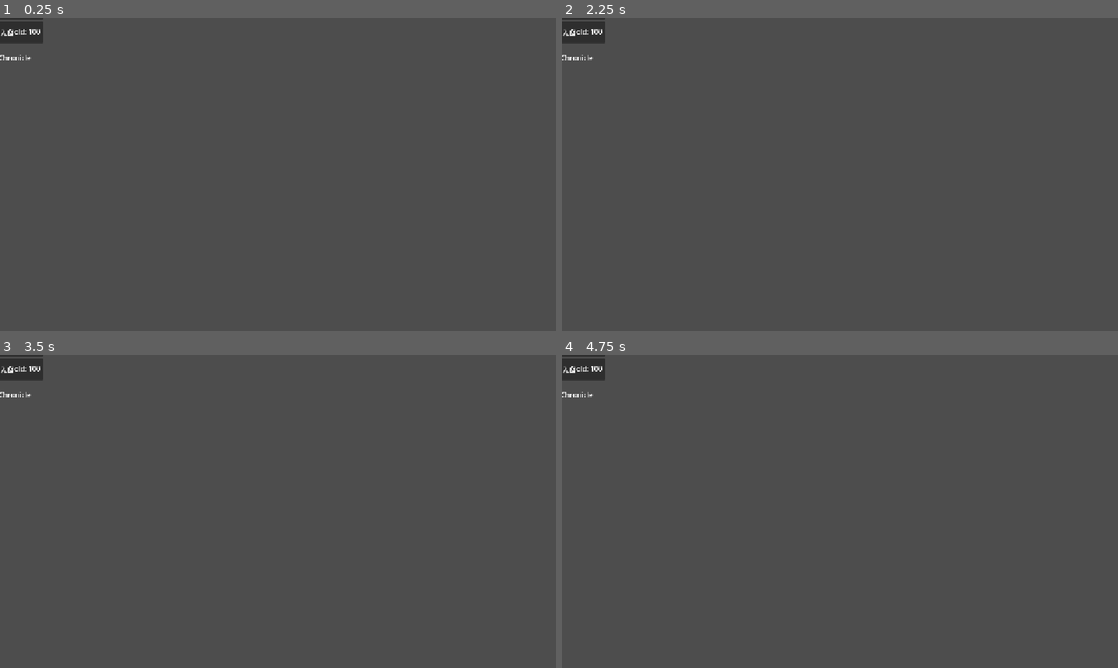
Above: before the commit, frames 1-4 (two rows, left to right).
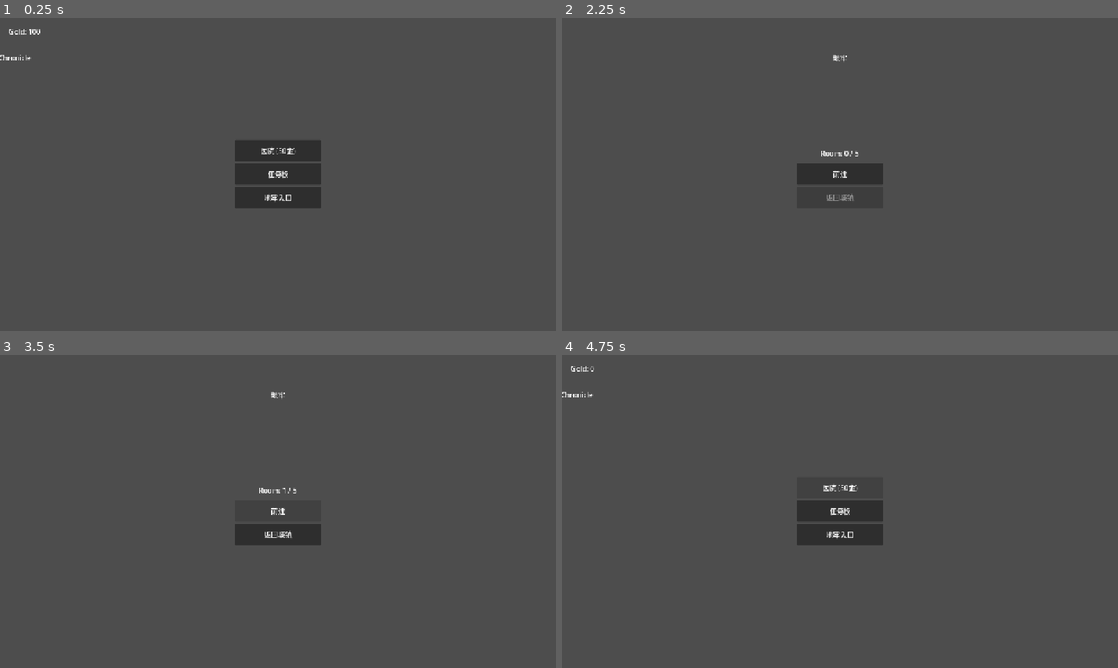
Above: after the commit, the same moments.

Repository: ycfyu12345/darkveil_chronicle
Game: Godot game, scene res://scenes/town/town_scene.tscn
The game is run twice, just before and just after one commit, with the same random seed, the same clock (stepped at 60 frames per second) and the same inputs.
Inputs (mouse positions are in pixels of both pictures, inside the frame that each line leads up to):
- Up to frame 1 (0.25 s): no input
- Up to frame 2 (2.25 s): click (840, 149) at 0.5 s, where only the run after the commit has a clickable "医院 (50金)"; click (840, 174) at 1.25 s, where only the run after the commit has a clickable "任务板"; click (840, 196) at 2 s, where only the run after the commit has a clickable "地牢入口"
- Up to frame 3 (3.5 s): click (278, 511) at 2.75 s, where only the run after the commit has a clickable "前进"
- Up to frame 4 (4.75 s): click (840, 533) at 3.5 s, where only the run after the commit has a clickable "返回城镇"; click (840, 486) at 4.25 s, where only the run after the commit has a clickable "医院 (50金)"

The runs differ from the first frame. In frame 1, 3.6% of the frame differs, in the area x 0-58%, y 0-61%; in frame 2, 1.8%; in frame 3, 1.7%; in frame 4, 2.6%.

Commit message:
fix: 修复 VBox offset 使按钮居中

Diff:
--- a/scenes/town/town_scene.tscn
+++ b/scenes/town/town_scene.tscn
@@ -1,17 +1,17 @@
-[gd_scene load_steps=2 format=3]
+[gd_scene format=3 uid="uid://bcj41r1axse08"]
 
-[ext_resource type="Script" path="res://scripts/town/town_manager.gd" id="1"]
+[ext_resource type="Script" uid="uid://17r1ei5msxb2" path="res://scripts/town/town_manager.gd" id="1"]
 
-[node name="TownScene" type="Node2D"]
+[node name="TownScene" type="Node2D" unique_id=1043942796]
 script = ExtResource("1")
 
-[node name="Background" type="ColorRect" parent="."]
+[node name="Background" type="ColorRect" parent="." unique_id=417704376]
 anchors_preset = 15
 anchor_right = 1.0
 anchor_bottom = 1.0
 color = Color(0.2, 0.2, 0.25, 1)
 
-[node name="Title" type="Label" parent="."]
+[node name="Title" type="Label" parent="." unique_id=1359192457]
 anchors_preset = 5
 anchor_left = 0.5
 anchor_right = 0.5
@@ -22,30 +22,28 @@
 text = "Darkveil Chronicle"
 horizontal_alignment = 1
 
-[node name="VBox" type="VBoxContainer" parent="."]
-anchors_preset = 8
-anchor_left = 0.5
-anchor_top = 0.5
-anchor_right = 0.5
-anchor_bottom = 0.5
-offset_left = -100.0
-offset_top = -100.0
-offset_right = 100.0
-offset_bottom = 100.0
+[node name="VBox" type="VBoxContainer" parent="." unique_id=258137134]
+offset_left = 540.0
+offset_top = 280.0
+offset_right = 740.0
+offset_bottom = 480.0
 
-[node name="HospitalButton" type="Button" parent="VBox"]
+[node name="HospitalButton" type="Button" parent="VBox" unique_id=995379316]
 custom_minimum_size = Vector2(200, 50)
+layout_mode = 2
 text = "医院 (50金)"
 
-[node name="QuestBoardButton" type="Button" parent="VBox"]
+[node name="QuestBoardButton" type="Button" parent="VBox" unique_id=1084568759]
 custom_minimum_size = Vector2(200, 50)
+layout_mode = 2
 text = "任务板"
 
-[node name="DungeonEntranceButton" type="Button" parent="VBox"]
+[node name="DungeonEntranceButton" type="Button" parent="VBox" unique_id=1264734245]
 custom_minimum_size = Vector2(200, 50)
+layout_mode = 2
 text = "地牢入口"
 
-[node name="GoldLabel" type="Label" parent="."]
+[node name="GoldLabel" type="Label" parent="." unique_id=1040665231]
 offset_left = 20.0
 offset_top = 20.0
 offset_right = 120.0
